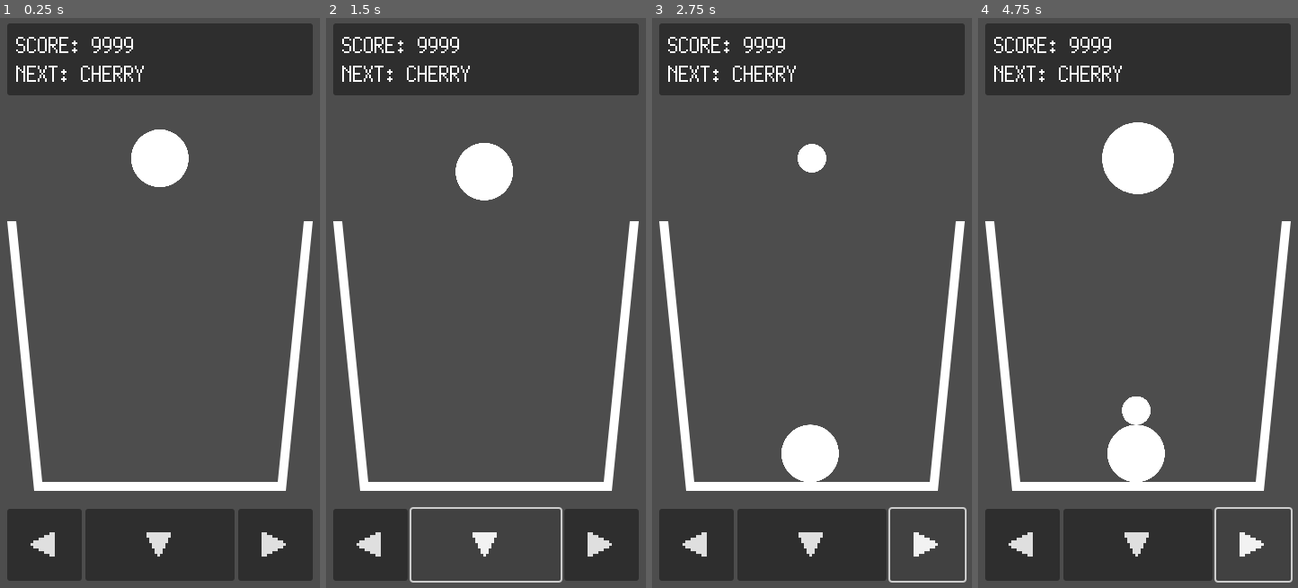
Above: before the commit, frames 1-4 (left to right).
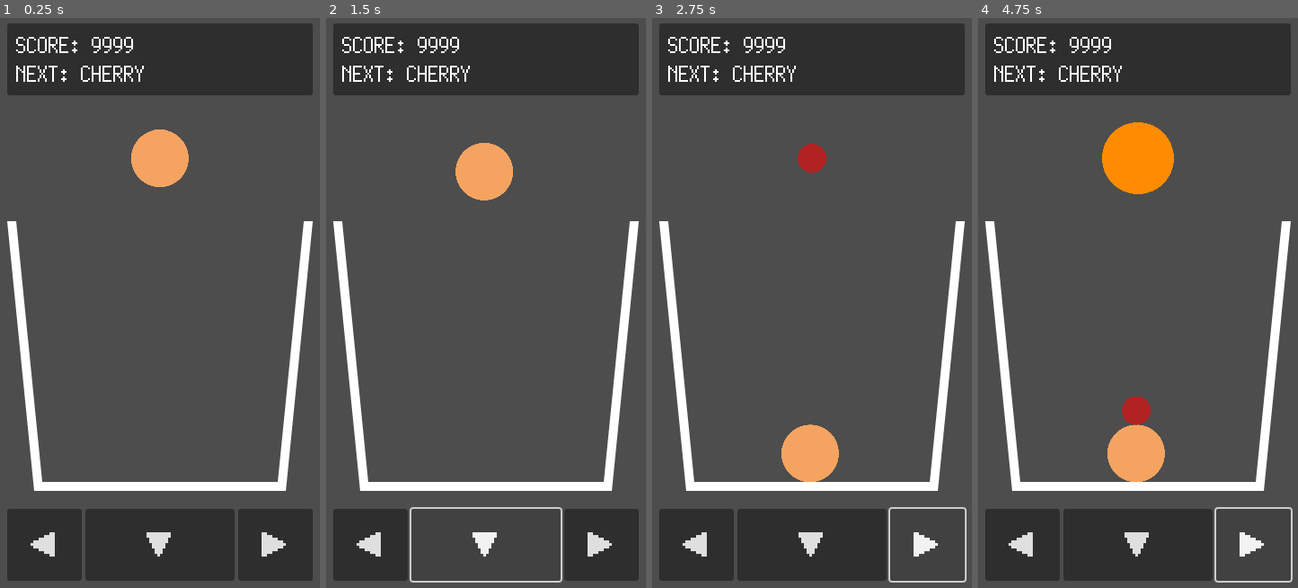
Above: after the commit, the same moments.

Repository: kamikoloss/fruits-puzzle
Game: Godot game, scene res://scenes/Main.tscn
Two runs of this game, one before a commit and one after it. Both use one fixed random seed, a clock stepped at 60 frames per second and the inputs below.
Inputs:
- Up to frame 1 (0.25 s): no input
- Up to frame 2 (1.5 s): click "◀" at 0.5 s; click "▼" at 1.25 s
- Up to frame 3 (2.75 s): click "▶" at 2 s
- Up to frame 4 (4.75 s): click "◀" at 2.75 s; click "▼" at 3.5 s; click "▶" at 4.25 s

The runs differ from the first frame. In frame 1, 1.4% of the frame differs, in the area x 41-59%, y 19-30%; in frame 2, 1.4%; in frame 3, 1.8%; in frame 4, 4.0%, in the area x 38-62%, y 18-82%.

Commit message:
落とすフルーツの色が変わるようにした

Diff:
--- a/scenes/Fruit.gd
+++ b/scenes/Fruit.gd
@@ -4,6 +4,7 @@
 # Member
 var _id = 0
 var _type = Global.FruitType.NONE
+var _data = null # FRUIT_DATA
 
 
 # 初期化
@@ -11,18 +12,19 @@
 func initialize(id, type):
 	_id = id
 	_type = type
+	_data = Global.FRUIT_DATA[_type]
 
 
 # Called when the node enters the scene tree for the first time.
 func _ready():
 	_apply_scale()
 	_apply_color()
-	print("Fruit is created. (id: {id}, type: {type})".format({"id": _id, "type": Global.FRUIT_DATA[_type]["name"]}))
+	print("Fruit is created. (id: {id}, type: {type})".format({"id": _id, "type": _data["name"]}))
 
 
-# 種類を元に自身のスケールを決定する
+# 種類を元に自身の大きさを決定する
 func _apply_scale():
-	var _new_scale = float(Global.FRUIT_DATA[_type]["scale"]) / 256
+	var _new_scale = float(_data["scale"]) / 256
 	scale = Vector2(_new_scale, _new_scale)
 
 	# 自身のスケールを子ノードに適用する (最後に戻す)
@@ -34,4 +36,4 @@
 
 # 種類を元に自身の色を決定する
 func _apply_color():
-	pass
+	get_node("RigidBody2D/Circle").modulate = Color(_data["color"])
--- a/scenes/Global.gd
+++ b/scenes/Global.gd
@@ -14,17 +14,17 @@
 	WATERMELON,
 }
 
-# フルーツのデータ (名前, 点数, 大きさ)
+# フルーツのデータ (名前, 点数, 大きさ, 色)
 const FRUIT_DATA = {
-	FruitType.CHERRY: { "name": "CHERRY", "score": 1, "scale": 16 },
-	FruitType.STRAWBERRY: { "name": "STRAWBERRY", "score": 2, "scale": 32 },
-	FruitType.GRAPE: { "name": "GRAPE", "score": 4, "scale": 48 },
-	FruitType.DEKOPON: { "name": "DEKOPON", "score": 8, "scale": 64 },
-	FruitType.PERSIMMON: { "name": "PERSIMMON", "score": 16, "scale": 80 },
-	FruitType.APPLE: { "name": "APPLE", "score": 32, "scale": 96 },
-	FruitType.PEAR: { "name": "PEAR", "score": 64, "scale": 112 },
-	FruitType.PEACH: { "name": "PEACH", "score": 128, "scale": 128 },
-	FruitType.PINEAPPLE: { "name": "PINEAPPLE", "score": 256, "scale": 144 },
-	FruitType.MELON: { "name": "MELON", "score": 512, "scale": 160 },
-	FruitType.WATERMELON: { "name": "WATERMELON", "score": 1024, "scale": 176 },
+	FruitType.CHERRY: { "name": "CHERRY", "score": 1, "scale": 16, "color": "#8b0000" },
+	FruitType.STRAWBERRY: { "name": "STRAWBERRY", "score": 2, "scale": 32, "color": "#b22222" },
+	FruitType.GRAPE: { "name": "GRAPE", "score": 4, "scale": 48, "color": "#9370db" },
+	FruitType.DEKOPON: { "name": "DEKOPON", "score": 8, "scale": 64, "color": "#f4a460" },
+	FruitType.PERSIMMON: { "name": "PERSIMMON", "score": 16, "scale": 80, "color": "#ff8c00" },
+	FruitType.APPLE: { "name": "APPLE", "score": 32, "scale": 96, "color": "#dc143c" },
+	FruitType.PEAR: { "name": "PEAR", "score": 64, "scale": 112, "color": "#f0e68c" },
+	FruitType.PEACH: { "name": "PEACH", "score": 128, "scale": 128, "color": "#ffb6c1" },
+	FruitType.PINEAPPLE: { "name": "PINEAPPLE", "score": 256, "scale": 144, "color": "#ffd700" },
+	FruitType.MELON: { "name": "MELON", "score": 512, "scale": 160, "color": "#9acd32" },
+	FruitType.WATERMELON: { "name": "WATERMELON", "score": 1024, "scale": 176, "color": "#32cd32" },
 }
